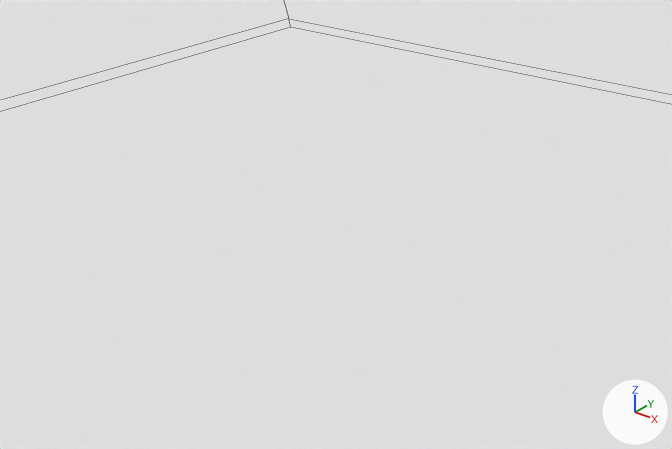
Renders of the Blender file blend/main.blend from each side of a commit.
The view is the same before and after, from a 50 mm lens placed at (9.35, -12.18, 7.96), pointed at (-1.11, 0.9, -0.15). Lighting does not change. The marker at lower right points along +X, +Y and +Z. Mesh edges are drawn as thin lines.
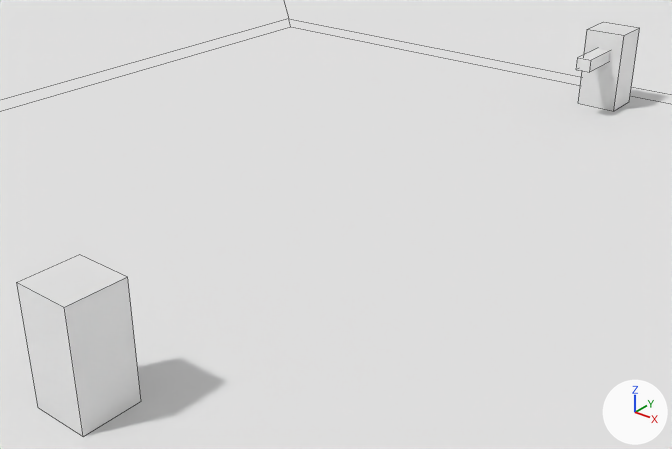
What differs and where, as boxes [x1, y1, x2, y2] in the pictures (672 x 449 px):
'Cube', added: after [17, 255, 141, 436]
'Cube.001', added: after [578, 22, 640, 111]
'Cube.002', added: after [576, 49, 610, 72]

The edits, one by one:
Mesh me_cube is new.
It is a box spanning x -0.5..0.5, y -0.5..0.5, z -1.0..1.0.
Mesh me_cube_002 is new.
It is a box spanning x -0.18..0.18, y -0.15..0.15, z -0.6..0.6.
Object 'Cube' (ob_cube) is new; it shows me_cube.
Its location is (0.0, -6.0, 1.0).
Object 'Cube.001' (ob_cube_001) is new; it shows a copy of me_cube.
Its location is (0.0, 11.0, 1.0).
Object 'Cube.002' (ob_cube_002) is new; it shows me_cube_002.
Its location is (0.0, 10.0, 1.39).
Its rotation in degrees is (90, 0, 0).
